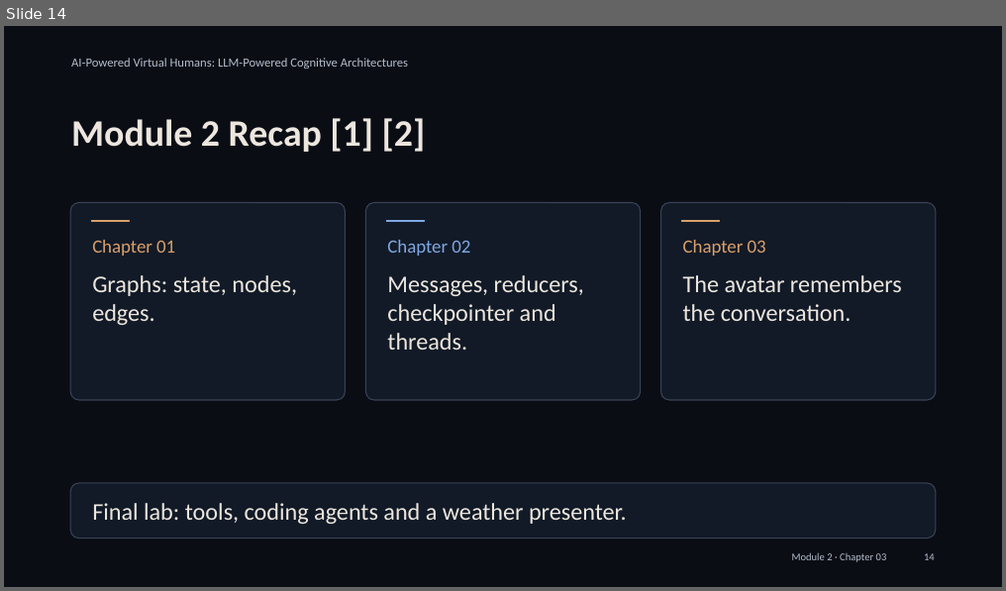
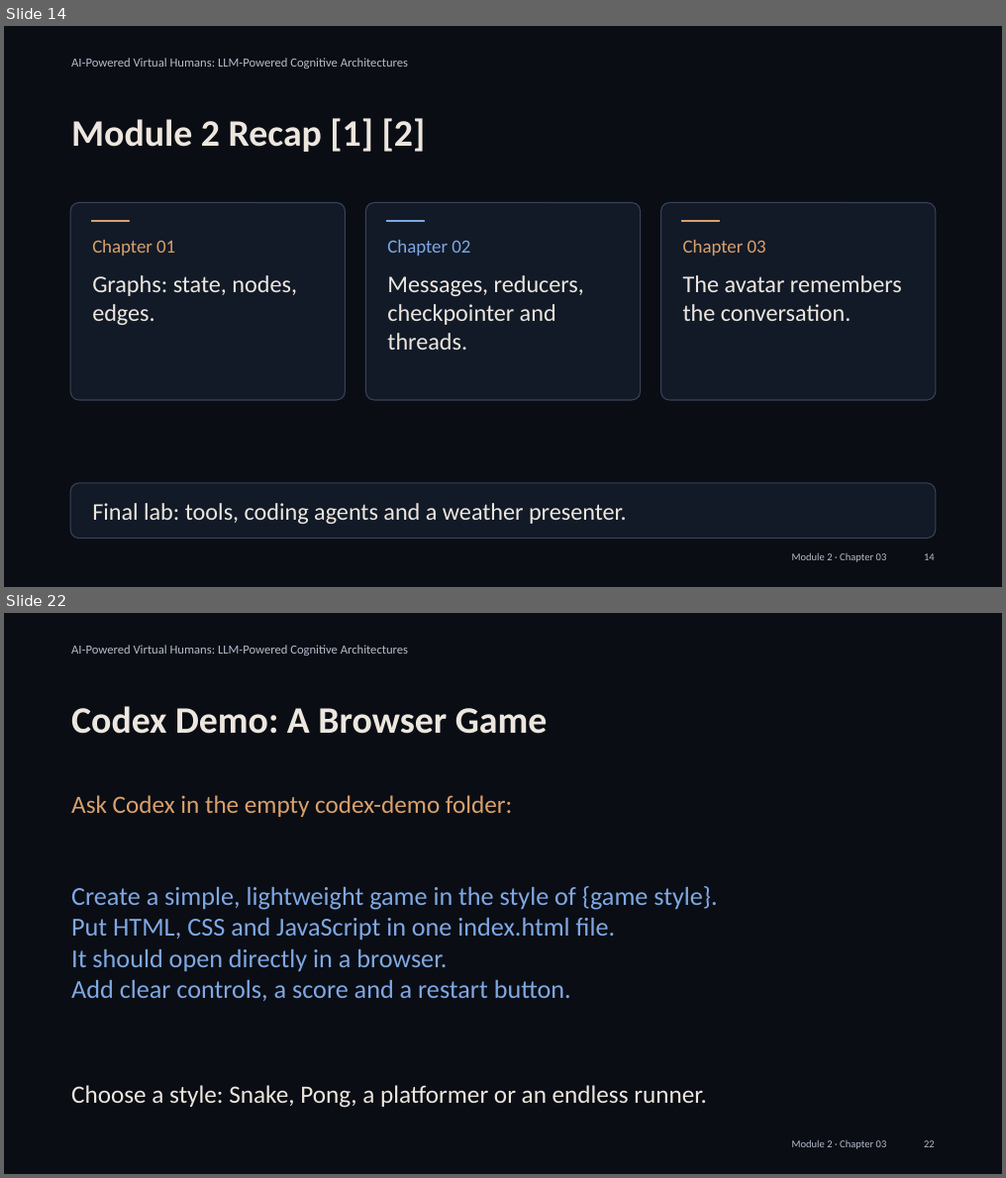
Before and after one commit to alessandropec/virtual-humans-cognitive-architectures, a slide deck: virtual_human_course/Module_2/Chapter_03/Slides/Module_2_Chapter_03_Integration_with_the_Virtual_Human.pptx. Shown one above the other, each under a label of ours: slide 14 before the commit, slides 14 and 22 after it; the slides between them are not shown. The pictures are 1006x591 and 1006x1178 pixels, drawn with LibreOffice and Linux fonts; fonts in the diff are those of the drawing. Boxes give left, top, right and bottom in pixels: in the first picture for what was removed or moved away, otherwise in the second. Text is boxed around its words. In the diff, an @@ line names an element or a change of style, - is before the commit and + after.

Commit message:
Simplify tool lesson and split coding-agent exercises into game, weather and whiteboard

```diff
--- a/virtual_human_course/Module_2/Chapter_03/Slides/Module_2_Chapter_03_Integration_with_the_Virtual_Human.pptx
+++ b/virtual_human_course/Module_2/Chapter_03/Slides/Module_2_Chapter_03_Integration_with_the_Virtual_Human.pptx
@@ slide 22 added at [4,613,1002,1174], background #0A0D14 @@
@@ text added at [71,645,408,656], 9 pt, text #B4BDCB @@
+AI-Powered Virtual Humans: LLM-Powered Cognitive Architectures
@@ text added at [71,706,548,734], 27 pt, text #ECE6DE, bold @@
+Codex Demo: A Browser Game
@@ text added at [71,795,512,817], 18 pt, text #D9A06B @@
+Ask Codex in the empty codex-demo folder:
@@ text added at [71,886,717,1001], 18.8 pt, text #7FA8E3 @@
+Create a simple, lightweight game in the style of {game style}.
+Put HTML, CSS and JavaScript in one index.html file.
+It should open directly in a browser.
+Add clear controls, a score and a restart button.
@@ text added at [71,1085,707,1108], 18 pt, text #ECE6DE @@
+Choose a style: Snake, Pong, a platformer or an endless runner.
@@ text added at [792,1140,887,1150], 7.5 pt, text #B4BDCB @@
+Module 2 · Chapter 03
@@ text added at [924,1141,935,1148], 7.5 pt, text #B4BDCB @@
+22
```
Also in this commit, not shown: 7 slides changed, 8 other slides added, 8 slides removed, 3 other files.
